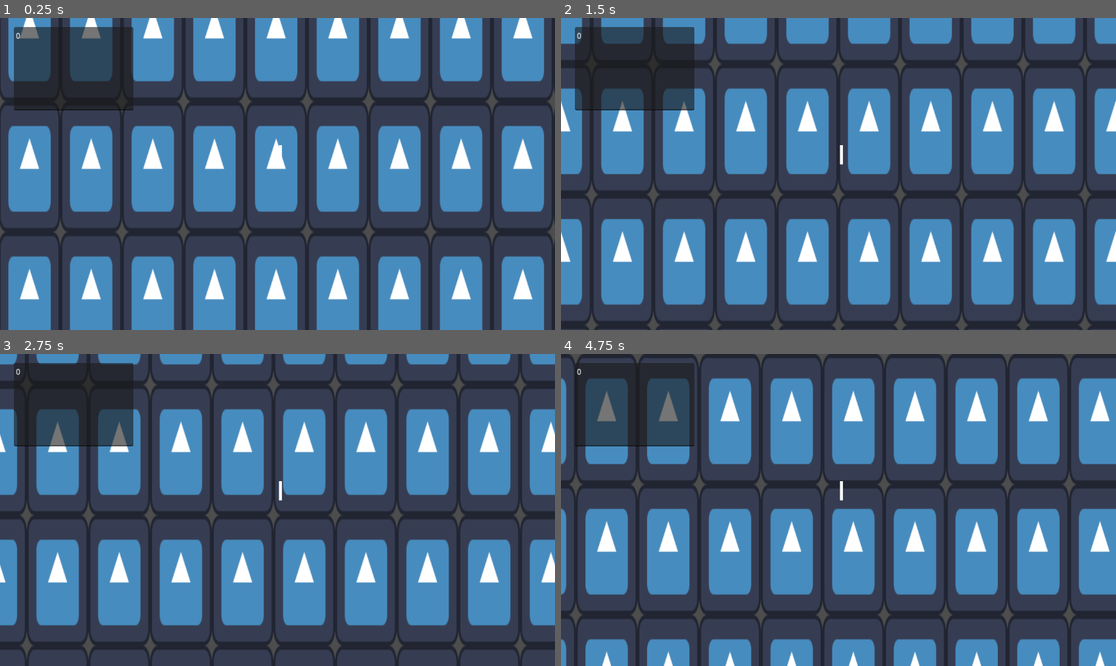
Above: before the commit, frames 1-4 (two rows, left to right).
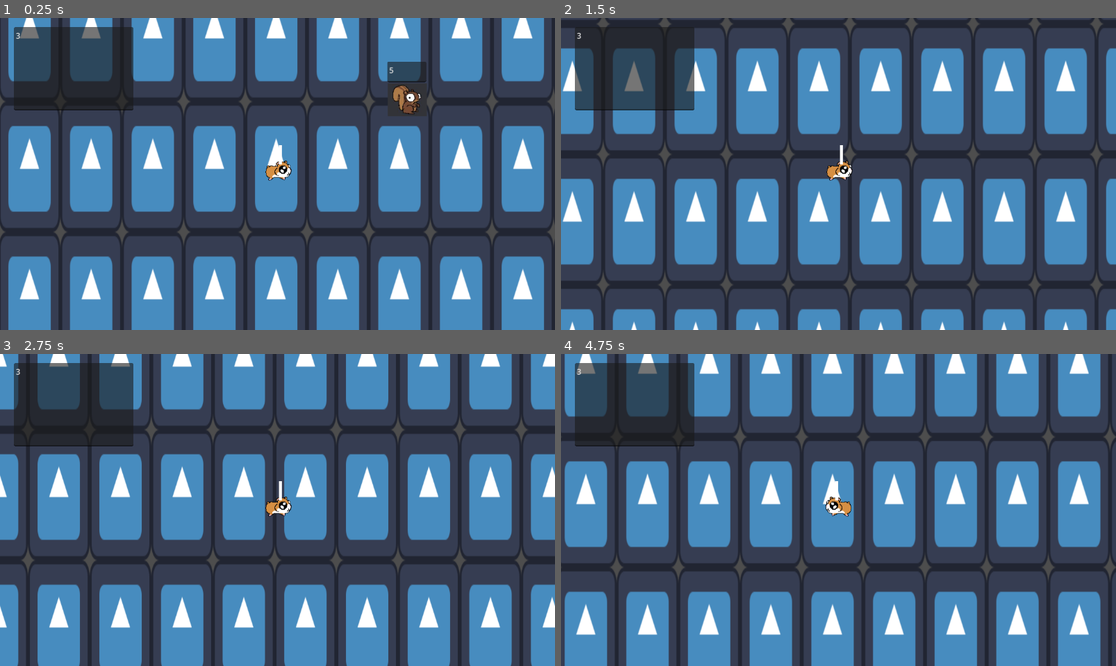
Above: after the commit, the same moments.

Repository: AdrWTHeck/Hamster-game
Game: Godot game, scene res://Scenes/movement_test.tscn
Same seed, same stepped clock (60 frames per second), same inputs: the game is played once before the commit and once after it. The engine's default icon, where the game draws it, is replaced by a stand-in: a white triangle on a blue panel in a dark square.
Inputs (mouse positions are in pixels of both pictures, inside the frame that each line leads up to):
- Up to frame 1 (0.25 s): no input
- Up to frame 2 (1.5 s): tap Enter (ui_accept) at 0.5, 0.77 s; move the mouse to (960, 158) at 0.52 s; hold Right (ui_right) 0.53-1.25 s; hold Alt 0.53-1.25 s; click (960, 158) at 0.67 s; drag from (727, 189) to (860, 170) at 1.27 s
- Up to frame 3 (2.75 s): move the mouse to (333, 441) at 2.02 s; hold Right (ui_right) from 2.03 s (still down); hold Ctrl from 2.03 s (still down)
- Up to frame 4 (4.75 s): release Right (ui_right) at 2.75 s; release Ctrl at 2.75 s; drag from (810, 572) to (672, 463) at 2.77 s; move the mouse to (1005, 556) at 3.52 s; hold Left (ui_left) 3.53-4.25 s; hold Alt 3.53-4.25 s; tap Enter (ui_accept) at 3.77 s; drag from (672, 463) to (860, 506) at 4.27 s

The runs differ from the first frame. In frame 1, 1.3% of the frame differs, in the area x 2-77%, y 4-53%; in frame 2, 68%; in frame 3, 60%; in frame 4, 75%, in the area x 0-100%, y 0-100%.
Error before the commit: Invalid assignment of property or key 'enabled' with value of type 'bool' on a base object of type 'null instance'. (res://Scripts/enemy_test.gd:16)

Commit message:
Re-Added my changes from before
I'm fairly confident I made changes to the now main branch that shouldn't break or overwrite your guys stuff this time.

Diff:
--- /dev/null
+++ b/Scenes/damage_test.tscn
@@ -0,0 +1,69 @@
+[gd_scene load_steps=7 format=3 uid="uid://bmji678oom4w7"]
+
+[ext_resource type="Texture2D" uid="uid://c0qlrp8opp3d0" path="res://Sprites/icon.svg" id="1_p1tis"]
+[ext_resource type="PackedScene" uid="uid://b73awtafuget8" path="res://Scenes/player_character.tscn" id="2_l52bs"]
+[ext_resource type="PackedScene" uid="uid://c7fcg4ysegjot" path="res://Scenes/enemy_test.tscn" id="3_2bbw1"]
+[ext_resource type="PackedScene" uid="uid://b07lvyit002lu" path="res://Scenes/pickup.tscn" id="4_vdbmx"]
+
+[sub_resource type="RectangleShape2D" id="RectangleShape2D_u7ng6"]
+size = Vector2(893, 72)
+
+[sub_resource type="RectangleShape2D" id="RectangleShape2D_enhdh"]
+size = Vector2(237104, 44615)
+
+[node name="Damage_test" type="Node2D"]
+
+[node name="Polygon2D" type="Polygon2D" parent="."]
+texture_repeat = 2
+texture = ExtResource("1_p1tis")
+polygon = PackedVector2Array(-107335, -49267, -107719, 15373, 123560, 17293, 122920, -49523)
+
+[node name="StaticBody2D2" type="StaticBody2D" parent="."]
+position = Vector2(-137, -328)
+
+[node name="ColorRect" type="ColorRect" parent="StaticBody2D2"]
+offset_left = -473.0
+offset_top = 112.0
+offset_right = 419.0
+offset_bottom = 182.0
+
+[node name="CollisionShape2D" type="CollisionShape2D" parent="StaticBody2D2"]
+position = Vector2(-28.5, 147)
+shape = SubResource("RectangleShape2D_u7ng6")
+
+[node name="StaticBody2D" type="StaticBody2D" parent="."]
+
+[node name="ColorRect" type="ColorRect" parent="StaticBody2D"]
+offset_left = -99840.0
+offset_right = 123688.0
+offset_bottom = 51752.0
+color = Color(0, 0.854902, 0, 1)
+
+[node name="CollisionShape2D" type="CollisionShape2D" parent="StaticBody2D"]
+position = Vector2(-3001, 22297.5)
+shape = SubResource("RectangleShape2D_enhdh")
+
+[node name="Player_Character" parent="." instance=ExtResource("2_l52bs")]
+position = Vector2(-963, -47)
+
+[node name="Camera2D" type="Camera2D" parent="Player_Character"]
+
+[node name="TextEdit" type="TextEdit" parent="Player_Character"]
+offset_left = -545.0
+offset_top = -292.0
+offset_right = -352.0
+offset_bottom = -161.0
+
+[node name="Enemy_test" parent="." instance=ExtResource("3_2bbw1")]
+position = Vector2(-477, -264)
+
+[node name="Pick_Up_Tests" type="Node2D" parent="."]
+
+[node name="Pickup" parent="Pick_Up_Tests" instance=ExtResource("4_vdbmx")]
+position = Vector2(-318, -267)
+
+[node name="Pickup2" parent="Pick_Up_Tests" instance=ExtResource("4_vdbmx")]
+position = Vector2(-1344, -56)
+
+[node name="Pickup3" parent="Pick_Up_Tests" instance=ExtResource("4_vdbmx")]
+position = Vector2(-562, -49)
--- a/Scenes/enemy_test.tscn
+++ b/Scenes/enemy_test.tscn
@@ -1,6 +1,10 @@
-[gd_scene load_steps=7 format=3 uid="uid://c7fcg4ysegjot"]
+[gd_scene load_steps=8 format=3 uid="uid://c7fcg4ysegjot"]
 
 [ext_resource type="Script" path="res://Scripts/enemy_test.gd" id="1_inqqj"]
+[ext_resource type="Texture2D" uid="uid://cxehdrd4o10m8" path="res://Sprites/tempEnemy.JPG" id="2_st8gx"]
+
+[sub_resource type="RectangleShape2D" id="RectangleShape2D_0jldo"]
+size = Vector2(82, 67)
 
 [sub_resource type="Animation" id="Animation_1sykk"]
 resource_name = "attack"
@@ -18,25 +22,32 @@
 "run": SubResource("Animation_l16fj")
 }
 
-[sub_resource type="RectangleShape2D" id="RectangleShape2D_0jldo"]
-size = Vector2(82, 67)
-
 [node name="Enemy_test" type="CharacterBody2D"]
 script = ExtResource("1_inqqj")
 
-[node name="Sprite2D" type="Sprite2D" parent="."]
+[node name="Direction_Switch" type="Node2D" parent="."]
+
+[node name="RayCastDown" type="RayCast2D" parent="Direction_Switch"]
+position = Vector2(60, 3)
+target_position = Vector2(2, 89)
+
+[node name="Sprite2D" type="Sprite2D" parent="Direction_Switch"]
 position = Vector2(1.5344, 1.25)
 scale = Vector2(0.62844, 0.62844)
-
-[node name="AnimationPlayer" type="AnimationPlayer" parent="Sprite2D"]
-libraries = {
-"": SubResource("AnimationLibrary_n1od3")
-}
+texture = ExtResource("2_st8gx")
 
 [node name="CollisionShape2D" type="CollisionShape2D" parent="."]
 position = Vector2(1.5, 0.5)
 shape = SubResource("RectangleShape2D_0jldo")
 
-[node name="RayCast2D" type="RayCast2D" parent="."]
-position = Vector2(60, 3)
-target_position = Vector2(2, 89)
+[node name="AnimationPlayer" type="AnimationPlayer" parent="."]
+root_node = NodePath("../Direction_Switch/Sprite2D")
+libraries = {
+"": SubResource("AnimationLibrary_n1od3")
+}
+
+[node name="Health_points" type="TextEdit" parent="."]
+offset_left = -40.0
+offset_top = -78.0
+offset_right = 41.0
+offset_bottom = -35.0
--- a/Scenes/movement_test.tscn
+++ b/Scenes/movement_test.tscn
@@ -1,7 +1,7 @@
 [gd_scene load_steps=4 format=3 uid="uid://d23lmpgr81fue"]
 
-[ext_resource type="Texture2D" uid="uid://byndok5crppb5" path="res://Sprites/icon.svg" id="1_7vxd8"]
-[ext_resource type="PackedScene" uid="uid://b73awtafuget8" path="res://Scenes/test_node.tscn" id="1_86avn"]
+[ext_resource type="Texture2D" uid="uid://c0qlrp8opp3d0" path="res://Sprites/icon.svg" id="1_7vxd8"]
+[ext_resource type="PackedScene" uid="uid://b73awtafuget8" path="res://Scenes/player_character.tscn" id="1_86avn"]
 [ext_resource type="PackedScene" uid="uid://c7fcg4ysegjot" path="res://Scenes/enemy_test.tscn" id="2_l563d"]
 
 [node name="MovementTest" type="Node2D"]
@@ -27,13 +27,12 @@
 
 [node name="CharacterBody2D" parent="." instance=ExtResource("1_86avn")]
 position = Vector2(-103, -64)
-collision_layer = 3
 platform_wall_layers = 1
 
 [node name="Camera2D" type="Camera2D" parent="CharacterBody2D"]
 position = Vector2(-1, 8)
 
-[node name="ShowVelocity" type="TextEdit" parent="CharacterBody2D"]
+[node name="TextEdit" type="TextEdit" parent="CharacterBody2D"]
 offset_left = -548.0
 offset_top = -297.0
 offset_right = -300.0
--- a/Scenes/player_character.tscn
+++ b/Scenes/player_character.tscn
@@ -1,7 +1,7 @@
 [gd_scene load_steps=8 format=3 uid="uid://b73awtafuget8"]
 
-[ext_resource type="Texture2D" uid="uid://c6hpy4k1pv0fd" path="res://Sprites/IMG_0599.PNG" id="1_b10up"]
 [ext_resource type="Script" path="res://Scripts/playertest.gd" id="1_fgrdf"]
+[ext_resource type="Texture2D" uid="uid://cu01atocjxvk2" path="res://Sprites/IMG_0599 (1).PNG" id="2_6x31y"]
 
 [sub_resource type="CircleShape2D" id="CircleShape2D_0i6pa"]
 radius = 29.2746
@@ -20,7 +20,7 @@
 tracks/0/interp = 1
 tracks/0/loop_wrap = true
 tracks/0/keys = {
-"times": PackedFloat32Array(0, 0.1, 0.2),
+"times": PackedFloat32Array(0, 0.03, 0.2),
 "transitions": PackedFloat32Array(1, 1, 1),
 "update": 0,
 "values": [0.0, 2.0944, 0.0]
@@ -32,7 +32,7 @@
 tracks/1/interp = 1
 tracks/1/loop_wrap = true
 tracks/1/keys = {
-"times": PackedFloat32Array(0, 0.11),
+"times": PackedFloat32Array(0, 0.03),
 "transitions": PackedFloat32Array(1, 1),
 "update": 1,
 "values": [false, true]
@@ -71,7 +71,7 @@
 [node name="Direction_Switch" type="Node2D" parent="."]
 
 [node name="Sprite2D" type="Sprite2D" parent="Direction_Switch"]
-texture = ExtResource("1_b10up")
+texture = ExtResource("2_6x31y")
 
 [node name="RayCast2D" type="RayCast2D" parent="Direction_Switch"]
 target_position = Vector2(30, 0)
--- a/Scripts/enemy_test.gd
+++ b/Scripts/enemy_test.gd
@@ -16,7 +16,7 @@
 	$Direction_Switch/RayCastDown.enabled = true
 
 func _physics_process(delta):
-	$TextEdit.text = str(health_points)
+	$Health_points.text = str(health_points)
 
 	# Add the gravity.
 	if not is_on_floor():
--- a/Scripts/playertest.gd
+++ b/Scripts/playertest.gd
@@ -14,14 +14,22 @@
 var acceleration_timer = 0.0  # Timer for acceleration
 var direction = 0.0
 
-@onready var show_velocity = $ShowVelocity #This is the text edit box
+var health_points = 3
+
+@onready var text_box = $TextEdit #This is the text edit box
 @onready var enemy_test = $"../Enemy_test"
 @onready var animation = $AnimationPlayer
 
+func _ready():
+	$Direction_Switch/AttackZone.connect("body_entered",_on_body_entered,CONNECT_PERSIST)
+
+func _on_body_entered(body):
+	if body is CharacterBody2D:
+		health_points -= 1
 
 func _physics_process(delta):
 
-	show_velocity.text = str(velocity.x) #Displays current velocity
+	text_box.text = str(health_points) #Displays health_points variable
 
 	#Displays current velocity in output below when velocity.x is not showing 0
 	if velocity.x != 0:
@@ -42,14 +50,15 @@
 	# Get the input direction and handle movement/deceleration.
 	direction = Input.get_axis("ui_left", "ui_right")
 	if Input.is_action_pressed("ui_left"):
-		$Sprite2D.scale.x = -1
+		$Direction_Switch.scale.x = -1
 		animation.play("walk")
 	if Input.is_action_pressed("ui_right"):
-		$Sprite2D.scale.x = 1
+		$Direction_Switch.scale.x = 1
 		animation.play("walk")
 	if not is_accelerating:
 		animation.play("idle right")
-
+	if Input.is_action_pressed("ui_down"):
+		animation.play("Player_Test_Attack")
 
 	 #Apply acceleration
 	if direction != 0:
Binary file added: Sprites/IMG_0599 (1).PNG
Not shown, added: Sprites/IMG_0599 (1).PNG.import
Binary file added: Sprites/tempEnemy.JPG
Not shown, added: Sprites/tempEnemy.JPG.import
